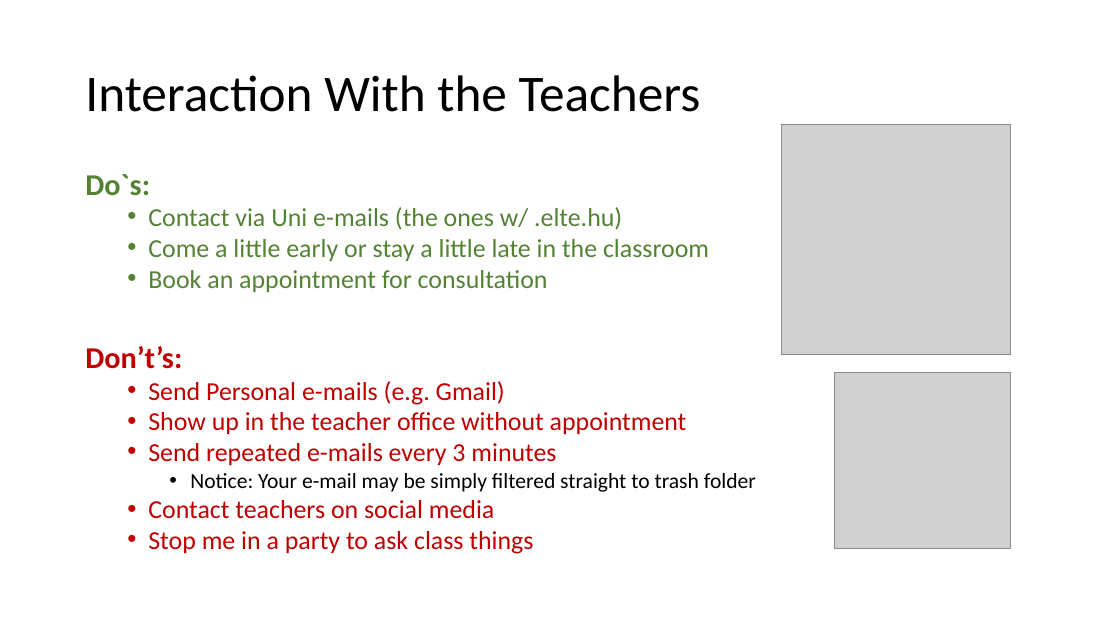
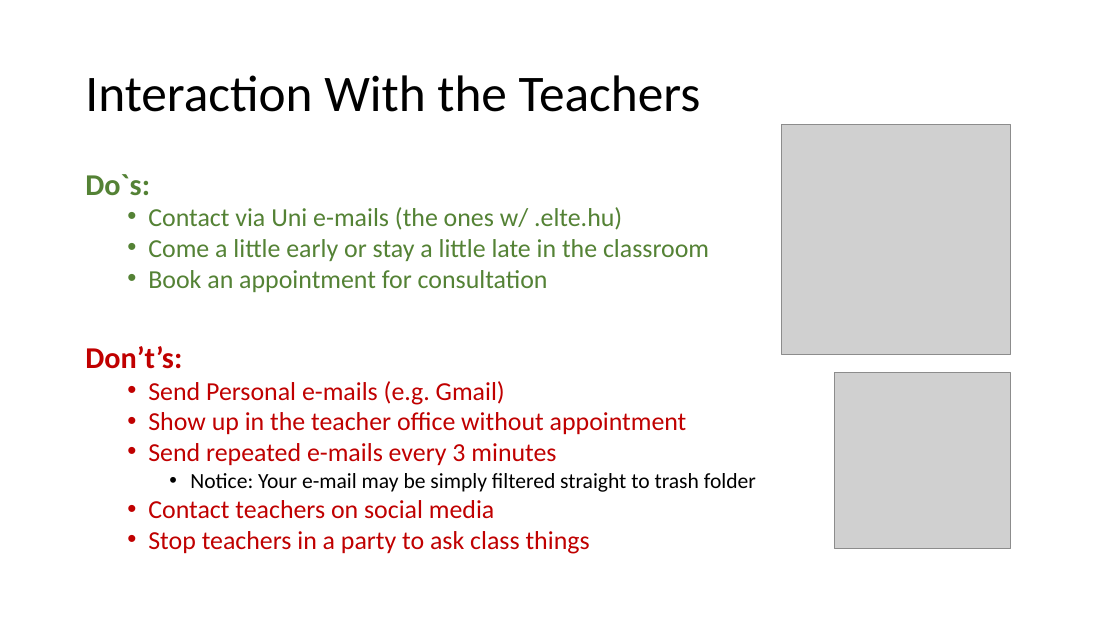
Before and after one commit to ImperativeProgramming/Practices2020, a slide deck: slide 5 of guidelines.pptx (slide 4 before the commit). Drawn at 1120x630 pixels with LibreOffice and Linux fonts; fonts in the diff are those of the drawing; grey boxes stand for pictures. Boxes give left, top, right and bottom in pixels: in the first picture for what was removed or moved away, otherwise in the second. Text is boxed around its words. In the diff, an @@ line names an element or a change of style, - is before the commit and + after.

Commit message:
adding first class

```diff
--- a/guidelines.pptx
+++ b/guidelines.pptx
@@ text at <box>148,531,590,554</box>: text changed @@
-  • Stop me in a party to ask class things
+  • Stop teachers in a party to ask class things
```
Also in this commit, not shown: 2 other slides changed, 3 slides added, 3 other files.
